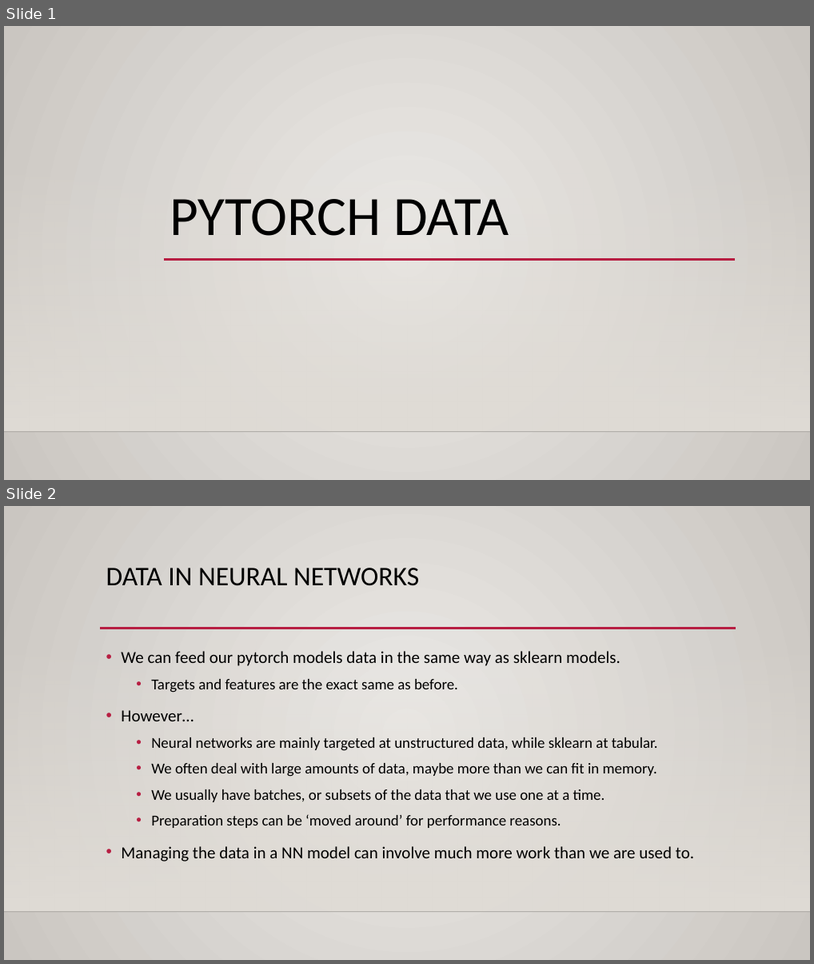
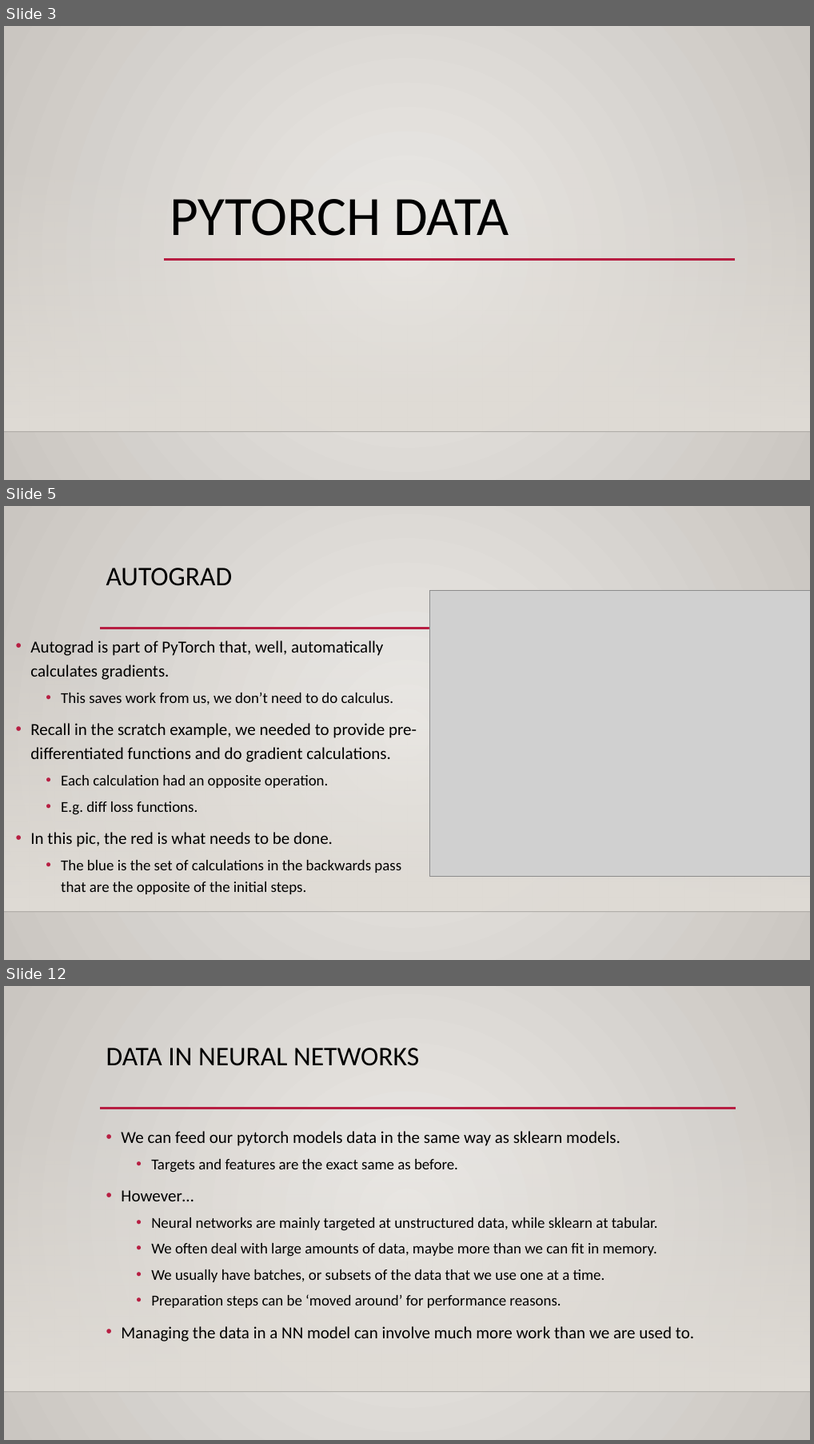
Before and after one commit to AkeemSemperDataScience/Intro_to_Machine_Learning_Students, a slide deck: reference_content/Slides/pytorch_data.pptx. Shown one above the other, each under a label of ours: slides 1 and 2 before the commit, slides 3, 5 and 12 after it; the slides between them are not shown. The pictures are 814x964 and 814x1444 pixels, drawn with LibreOffice and Linux fonts; fonts in the diff are those of the drawing; grey boxes stand for pictures; background and template pictures are left out. Boxes give left, top, right and bottom in pixels: in the first picture for what was removed or moved away, otherwise in the second. Text is boxed around its words. In the diff, an @@ line names an element or a change of style, - is before the commit and + after.

```diff
--- a/reference_content/Slides/pytorch_data.pptx
+++ b/reference_content/Slides/pytorch_data.pptx
@@ slide 5 added at (x1=4, y1=506, x2=810, y2=960), background gradient #ECEAE7 to #CAC7C1; not listed: 3 template elements that a slide beside it also shows @@
@@ title added at (x1=106, y1=568, x2=233, y2=586), 32 pt, text #000000 @@
+AUTOGRAD
@@ picture added at (x1=430, y1=590, x2=810, y2=876) @@
@@ text added at (x1=30, y1=640, x2=417, y2=894), 20 pt, text #000000 @@
+• Autograd is part of PyTorch that, well, automatically calculates gradients.
+  • This saves work from us, we don’t need to do calculus.
+• Recall in the scratch example, we needed to provide pre-differentiated functions and do gradient calculations.
+  • Each calculation had an opposite operation.
+  • E.g. diff loss functions.
+• In this pic, the red is what needs to be done.
+  • The blue is the set of calculations in the backwards pass that are the opposite of the initial steps.
@@ what was slide 1 is now slide 3 @@
@@ what was slide 2 is now slide 12 @@
```
Also in this commit, not shown: 7 slides changed, 19 other slides added, 2 slides removed, 5 other files.
